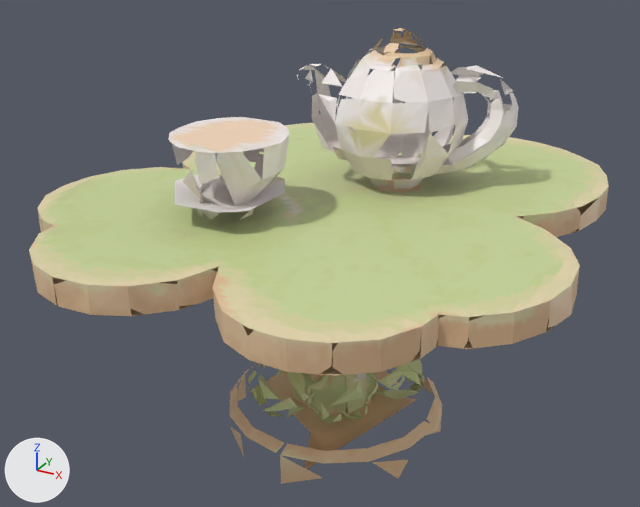
One commit to the glTF model tools/art/models/tripo/gf/g_w_clover.glb: the scene before it, then after it.
Camera for both pictures: a camera (50 mm lens) standing at (0.1248, -0.2326, 0.1847) and looking at (-0.0021, -0.0019, 0.0694). The lights are fixed; the arrows at lower left show +X, +Y and +Z. The picture after the commit comes second. Vertices at exactly the same position are counted once.

Objects in the first picture: 'geometry_0'.
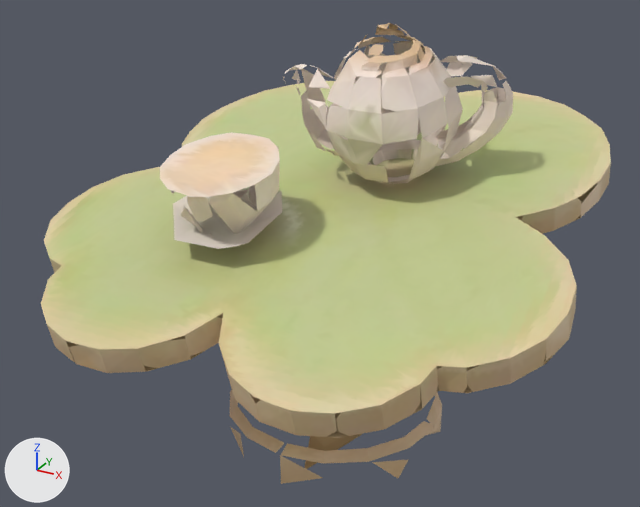
Location of each change, [x1, y1, x2, y2] in pixels of the pictures (640 x 507 px; the box of a moved part takes in the faces that stretch with it):
'geometry_0', reshaped, recoloured
    before: [29, 28, 609, 484]
    after: [41, 23, 611, 484]
part 1 of me_geometry_0, moved or reshaped
    before: [29, 123, 609, 376]
    after: [41, 81, 611, 438]
part 2 of me_geometry_0, moved or reshaped
    before: [183, 169, 218, 220]
    after: [180, 205, 213, 235]
part 3 of me_geometry_0, moved or reshaped (not visible afterwards)
    before: [240, 208, 254, 220]
part 4 of me_geometry_0, moved or reshaped
    before: [168, 117, 289, 208]
    after: [160, 132, 280, 234]
part 5 of me_geometry_0, moved or reshaped
    before: [174, 169, 285, 213]
    after: [173, 187, 282, 249]
part 6 of me_geometry_0, moved or reshaped
    before: [299, 28, 519, 189]
    after: [284, 23, 513, 184]
part 7 of me_geometry_0, moved or reshaped
    before: [305, 70, 313, 84]
    after: [292, 70, 300, 85]
part 8 of me_geometry_0, moved or reshaped
    before: [383, 43, 399, 53]
    after: [368, 44, 384, 56]
part 9 of me_geometry_0, moved or reshaped
    before: [466, 66, 503, 78]
    after: [457, 55, 496, 67]
part 10 of me_geometry_0, moved or reshaped
    before: [453, 81, 495, 101]
    after: [443, 76, 488, 92]
part 11 of me_geometry_0, moved or reshaped
    before: [500, 79, 513, 95]
    after: [493, 66, 506, 80]
part 12 of me_geometry_0, recoloured
    before: [168, 47, 519, 215]
    after: [160, 39, 513, 249]
part 13 of me_geometry_0, edited (looks the same)
    both: [154, 167, 599, 484]
part 14 of me_geometry_0, recoloured
    before: [52, 155, 591, 424]
    after: [58, 130, 595, 279]

The edits, one by one:
me_geometry_0 is used by ob_geometry_0; location (0.0, 0.0, 0.0).
me_geometry_0 had 30993 vertices, 59964 faces and spanned x -0.084..0.085, y -0.084..0.084, z 0.0..0.139.
me_geometry_0 now has 30993 vertices, 59964 faces and spans x -0.084..0.084, y -0.082..0.082, z 0.0..0.142.
me_geometry_0 part 1: the loose piece of 24773 vertices spanning x -0.084..0.085, y -0.084..0.084, z 0.077..0.091 is turned 13.3 degrees about the x axis through its middle, then moved by (0.0, 0.0, -0.001).
me_geometry_0 part 2: the loose piece of 36 vertices spanning x -0.031..-0.018, y -0.041..-0.026, z 0.089..0.106 is turned 13.3 degrees about the x axis through its middle, then moved by (0.0, -0.002, -0.008).
me_geometry_0 part 3: the loose piece of 4 vertices spanning x -0.013..-0.011, y -0.031..-0.026, z 0.089..0.092 is moved by (0.0, 0.0, -0.007).
me_geometry_0 part 4: the loose piece of 761 vertices spanning x -0.037..-0.001, y -0.044..-0.008, z 0.089..0.113 is turned 13.3 degrees about the x axis through its middle, then moved by (0.0, -0.003, -0.007).
me_geometry_0 part 5: the loose piece of 46 vertices spanning x -0.039..-0.004, y -0.043..-0.007, z 0.093..0.096 is turned 13.3 degrees about the x axis through its middle, then moved by (0.0, -0.002, -0.006).
me_geometry_0 part 6: the loose piece of 1478 vertices spanning x -0.017..0.049, y 0.0..0.043, z 0.09..0.139 is turned 13.3 degrees about the x axis through its middle, then moved by (0.0, -0.007, 0.003).
me_geometry_0 part 7: the loose piece of 8 vertices spanning x -0.016..-0.014, y 0.013..0.016, z 0.12..0.125 is moved by (0.0, -0.009, 0.002).
me_geometry_0 part 8: the loose piece of 11 vertices spanning x 0.011..0.015, y 0.013..0.016, z 0.133..0.135 is moved by (0.0, -0.012, 0.001).
me_geometry_0 part 9: the loose piece of 4 vertices spanning x 0.031..0.044, y 0.029..0.033, z 0.125..0.128 is moved by (0.0, -0.01, 0.005).
me_geometry_0 part 10: the loose piece of 20 vertices spanning x 0.031..0.043, y 0.021..0.03, z 0.117..0.125 is moved by (0.0, -0.009, 0.004).
me_geometry_0 part 11: the loose piece of 4 vertices spanning x 0.041..0.047, y 0.033..0.037, z 0.118..0.124 is moved by (0.0, -0.009, 0.006).
me_geometry_0 part 12: 3267 faces centred in x -0.037..0.049, y -0.044..0.042, z 0.088..0.131 are repainted in the vertex colours; the middle colour goes from white #f5e8e2 to pale yellow #f2e0d0.
me_geometry_0 part 13: 28152 faces centred in x -0.084..0.084, y -0.084..0.084, z 0.0..0.138 are repainted in the vertex colours; the middle colour goes from beige #dbb68d to beige #d6b98b.
me_geometry_0 part 14: 11250 faces centred in x -0.081..0.079, y -0.062..0.07, z 0.013..0.091 are repainted in the vertex colours; the middle colour goes from beige #d7b287 to brown #ceb582.
Other edits to the shape of me_geometry_0 do not show in these pictures.
